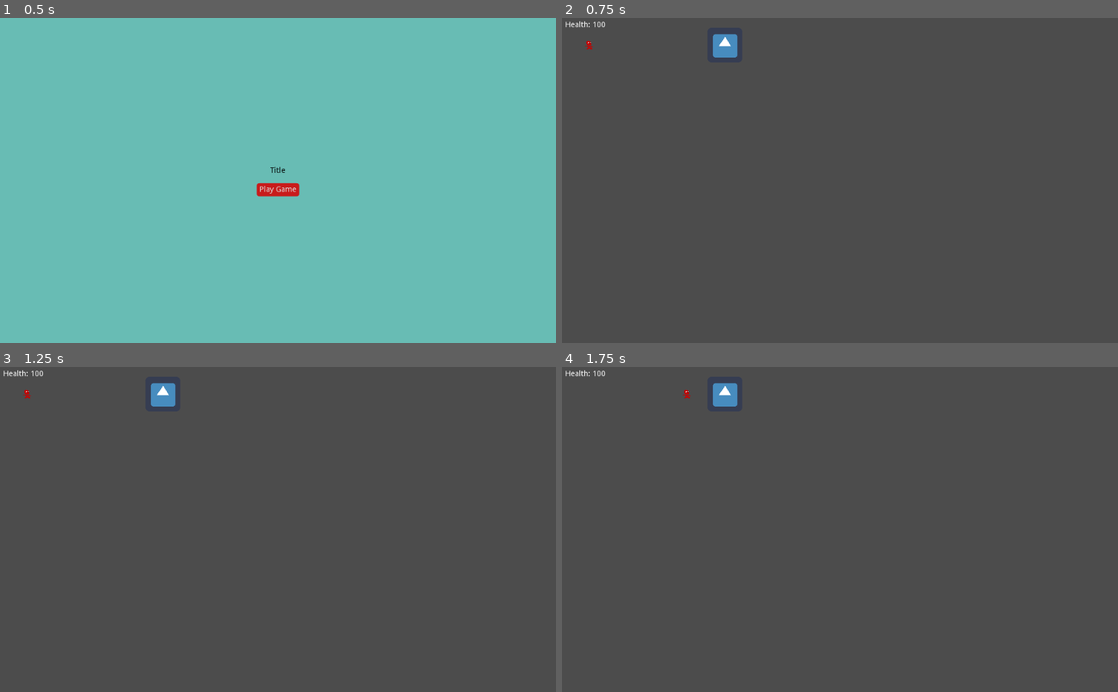
Above: before the commit, frames 1-4 (two rows, left to right).
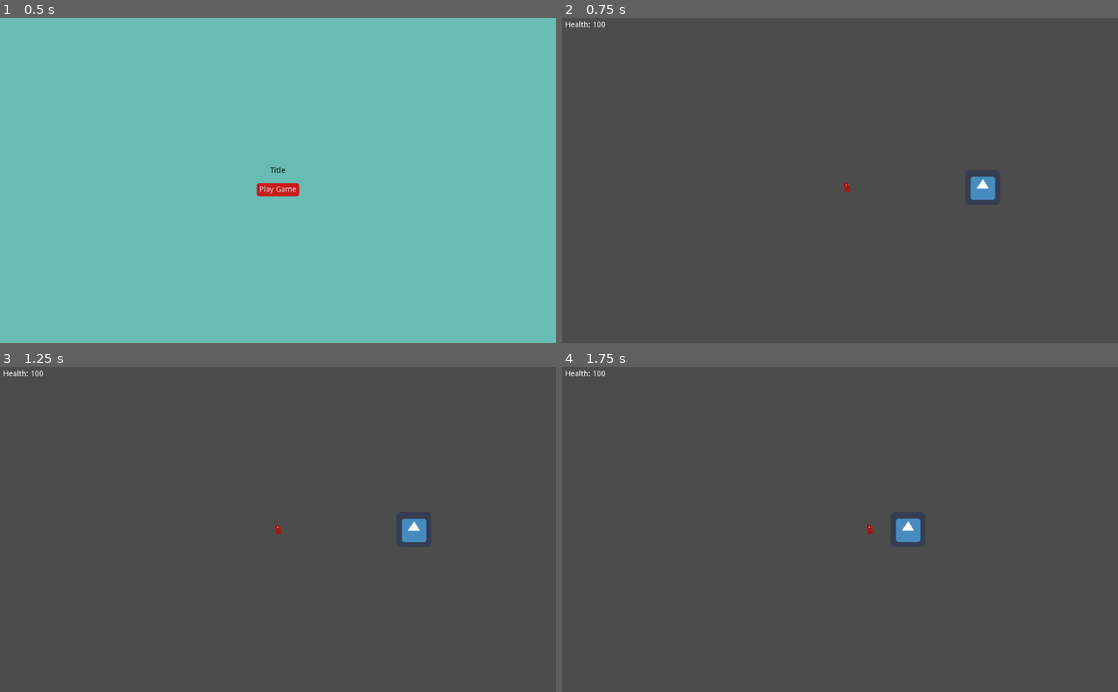
Above: after the commit, the same moments.

Repository: noh0st/jump-ship
Game: Godot game, scene res://MainMenu.tscn
Same seed, same stepped clock (60 frames per second), same inputs: the game is played once before the commit and once after it. The engine's default icon, where the game draws it, is replaced by a stand-in: a white triangle on a blue panel in a dark square.
Inputs:
- Up to frame 1 (0.5 s): no input
- Up to frame 2 (0.75 s): click "Play Game" at 0.5 s
- Up to frame 3 (1.25 s): no input
- Up to frame 4 (1.75 s): tap Enter at 1.25 s; hold D from 1.28 s (still down)

Frame 1 is identical in both runs. In frame 2, 0.7% of the frame differs, in the area x 4-78%, y 4-56%; in frame 3, 0.7%, in the area x 4-77%, y 4-55%; in frame 4, 0.7%.

Commit message:
Add camera to player
I added in a camera node to the player

Diff:
--- a/app/Main.tscn
+++ b/app/Main.tscn
@@ -11,7 +11,13 @@
 [node name="HUD" parent="." instance=ExtResource( 3 )]
 
 [node name="Enemy" parent="." instance=ExtResource( 1 )]
+position = Vector2( 109, -6 )
 
 [node name="Player" parent="." instance=ExtResource( 2 )]
 
+[node name="Camera2D" type="Camera2D" parent="Player"]
+current = true
+smoothing_enabled = true
+smoothing_speed = 7.0
+
 [connection signal="health_update" from="Player" to="HUD" method="_on_Player_health_update"]
--- a/app/project.godot
+++ b/app/project.godot
@@ -18,6 +18,10 @@
 
 common/drop_mouse_on_gui_input_disabled=true
 
+[mono]
+
+project/assembly_name="jump-ship"
+
 [physics]
 
 common/enable_pause_aware_picking=true
